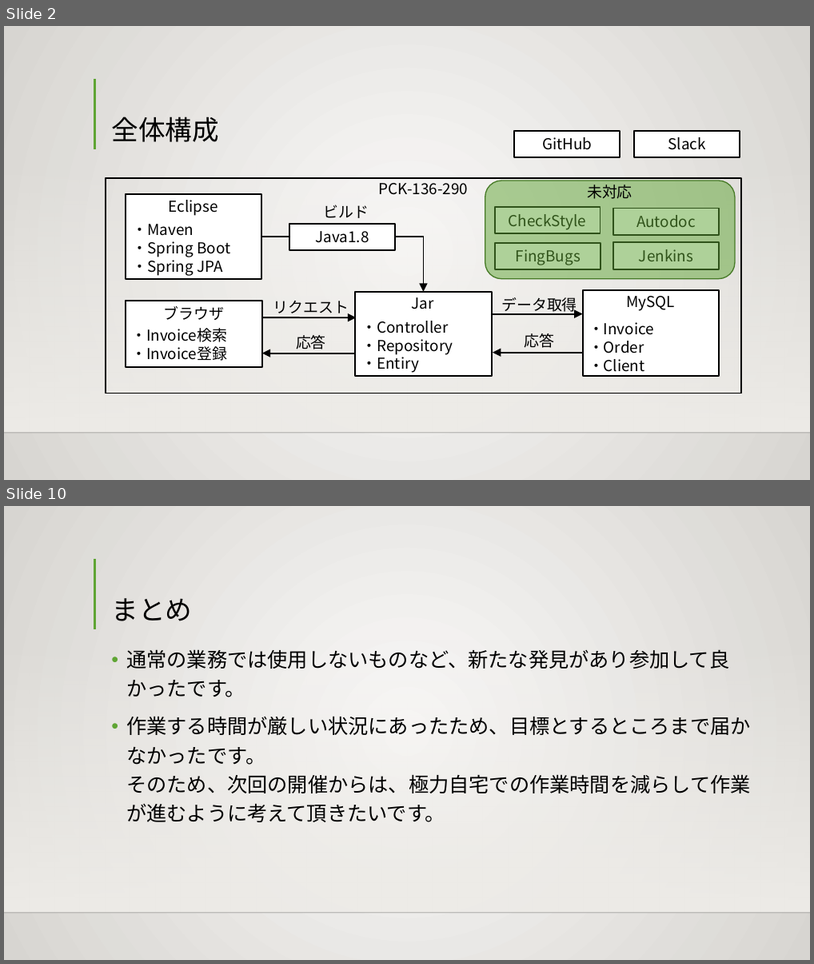
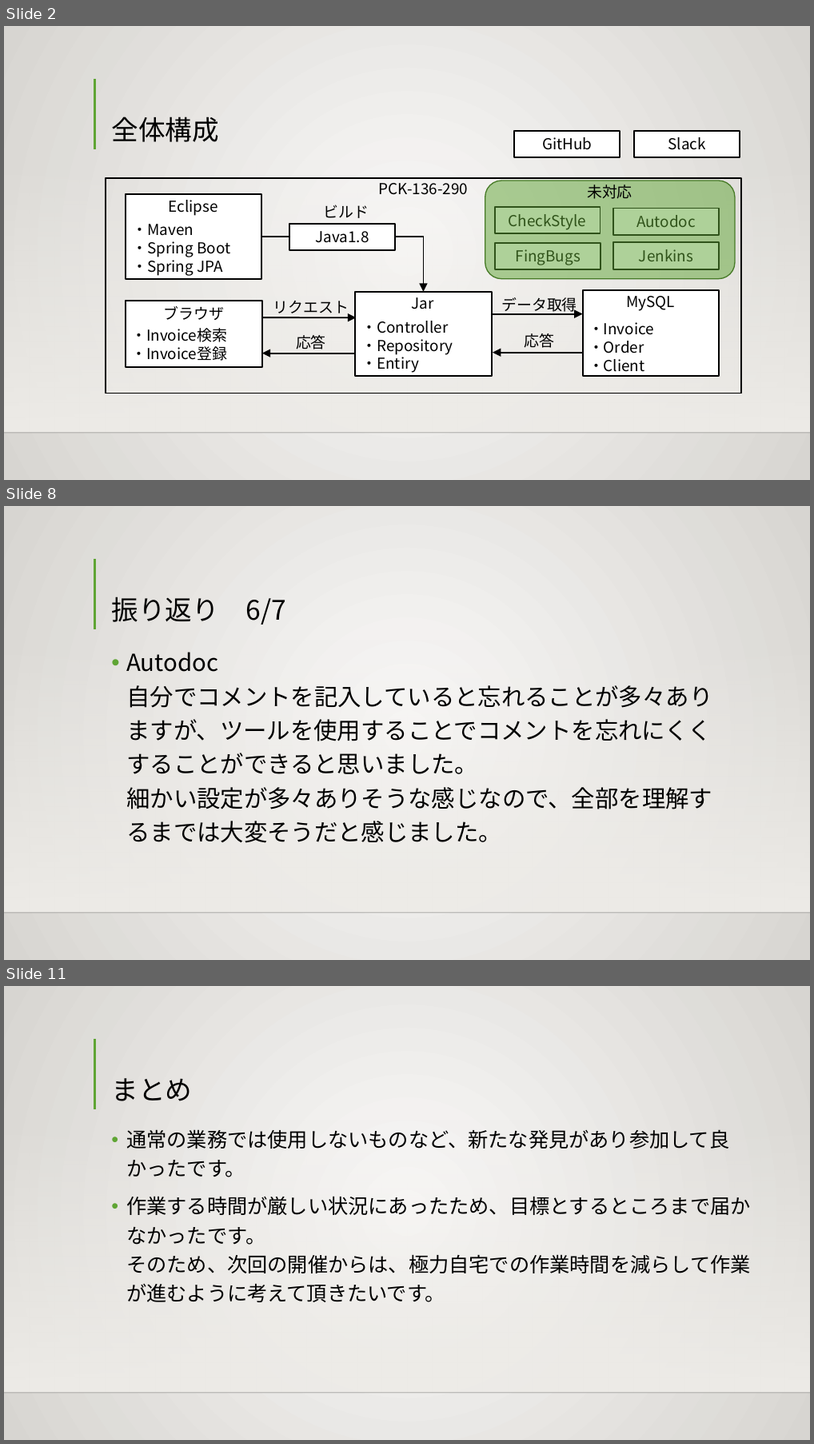
Before and after one commit to yutakanakajima/invoice, a slide deck: Document/WebJava中級_発表資料.pptx. Shown one above the other, each under a label of ours: slides 2 and 10 before the commit, slides 2, 8 and 11 after it; the slides between them are not shown. The pictures are 814x964 and 814x1444 pixels, drawn with LibreOffice and Linux fonts; fonts in the diff are those of the drawing; background and template pictures are left out. Boxes give left, top, right and bottom in pixels: in the first picture for what was removed or moved away, otherwise in the second. Text is boxed around its words. In the diff, an @@ line names an element or a change of style, - is before the commit and + after.

```diff
--- a/Document/WebJava中級_発表資料.pptx
+++ b/Document/WebJava中級_発表資料.pptx
@@ slide 8 added at (4, 506, 810, 960), background gradient #FAFAF9 to #D7D5D2; not listed: 3 template elements that a slide beside it also shows @@
@@ title added at (111, 596, 286, 624), 32 pt, text #000000 @@
+振り返り 6/7
@@ text added at (126, 652, 713, 843), 28 pt, text #000000 @@
+• Autodoc
+  自分でコメントを記入していると忘れることが多々ありますが、ツールを使用することでコメントを忘れにくくすることができると思いました。
+  細かい設定が多々ありそうな感じなので、全部を理解するまでは大変そうだと感じました。
@@ what was slide 10 is now slide 11 @@
```
Also in this commit, not shown: 8 slides changed.
